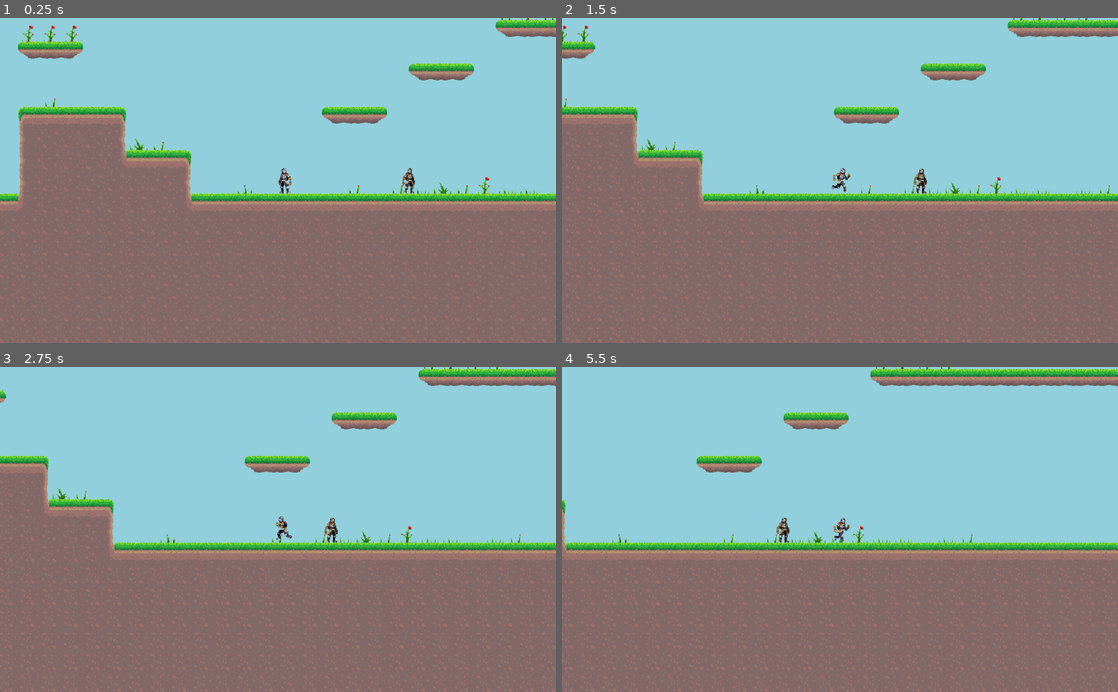
Above: before the commit, frames 1-4 (two rows, left to right).
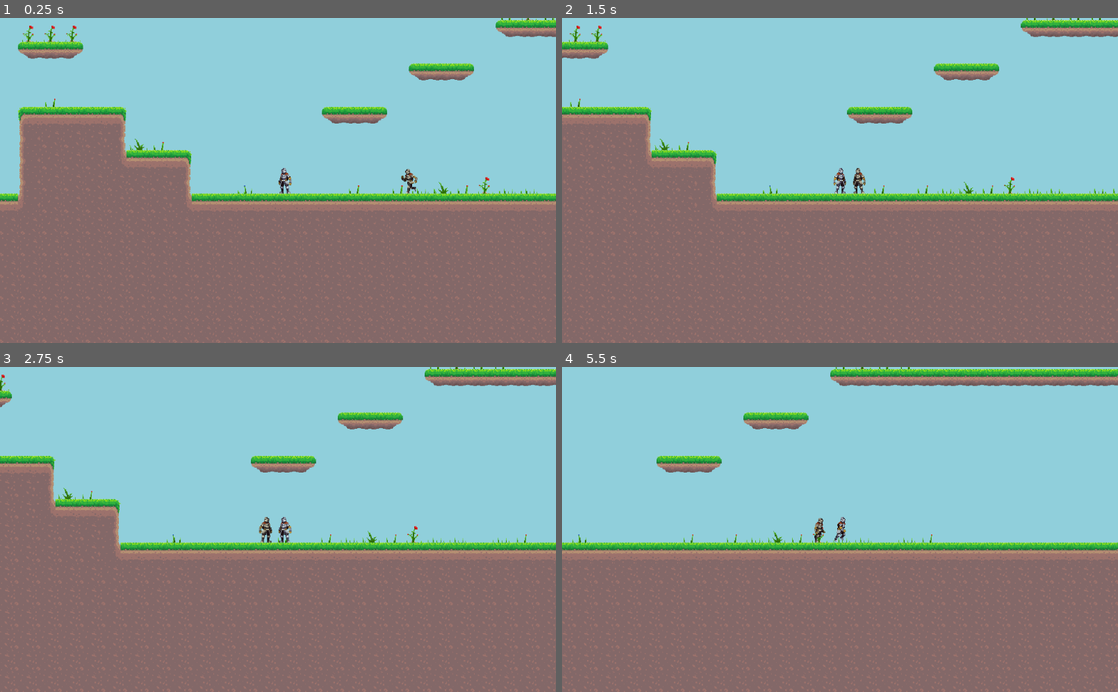
Above: after the commit, the same moments.

Repository: xwedea/buff-and-blue
Game: Godot game, scene res://levels/base_level/BaseLevel.tscn
Two runs of this game, one before a commit and one after it. Both use one fixed random seed, a clock stepped at 60 frames per second and the inputs below.
Inputs (mouse positions are in pixels of both pictures, inside the frame that each line leads up to):
- Up to frame 1 (0.25 s): no input
- Up to frame 2 (1.5 s): move the mouse to (962, 164) at 0.52 s; hold D (move_right) from 0.53 s (still down); click (962, 164) at 0.6 s; tap Space (jump) at 0.77 s; move the mouse to (728, 196) at 1.27 s; click (728, 196) at 1.35 s
- Up to frame 3 (2.75 s): tap Space (jump) at 1.52 s; move the mouse to (333, 458) at 2.02 s; release D (move_right) at 2.03 s; hold A (move_left) from 2.03 s (still down); click (333, 458) at 2.1 s
- Up to frame 4 (5.5 s): move the mouse to (812, 594) at 2.77 s; release A (move_left) at 2.78 s; hold D (move_right) 2.78-4.28 s; click (812, 594) at 2.85 s; tap Space (jump) at 3.02, 3.77, 4.52 s; move the mouse to (1006, 578) at 3.52 s; click (1006, 578) at 3.6 s; move the mouse to (673, 480) at 4.27 s; hold A (move_left) 4.28-5.03 s; click (673, 480) at 4.35 s; move the mouse to (867, 529) at 5.02 s; hold D (move_right) from 5.03 s (still down); click (867, 529) at 5.1 s

The runs differ from the first frame. In frame 1, 0.1% of the frame differs, in the area x 72-76%, y 46-55%; in frame 2, 7.0%, in the area x 0-100%, y 0-100%; in frame 3, 5.5%; in frame 4, 6.7%.

Commit message:
enemy ai follow base

Diff:
--- a/characters/agent_base/AgentBase.gd
+++ b/characters/agent_base/AgentBase.gd
@@ -6,11 +6,12 @@
 var MAXFALLSPEED = 400
 var MAXSPEED = 170
 var JUMPFORCE = 600
-var ACCELERATION = 600
+export var ACCELERATION = 600
 
 var velocity = Vector2.ZERO
 var facing_right = true
 var direction : Vector2 # unit vector
+
 
 func _physics_process(delta):
 	move(delta)
--- a/characters/demo_enemy/DemoEnemy.gd
+++ b/characters/demo_enemy/DemoEnemy.gd
@@ -1,8 +1,11 @@
 extends "res://characters/enemy_base/EnemyBase.gd"
+
 
 var stateMachine
 var Player : Player
 onready var anim_tree = $AnimationTree
+var justGotHit = false
+var justDied = false
 
 func _ready():
 	stateMachine = anim_tree.get("parameters/playback")
@@ -10,17 +13,37 @@
 	player = get_tree().get_nodes_in_group("player")[0]
 
 func move(delta : float):
-	var animState = stateMachine.get_current_node()
+	var curAnimState = stateMachine.get_current_node()
+
+	if curAnimState == "die": return
+	elif curAnimState == "hit": return
+	elif justDied:
+		stateMachine.travel("die")
+		justDied = false
+		return
+	elif justGotHit:
+		stateMachine.travel("hit")
+		justGotHit = false
+		return
 
 
-#	direction = (player.position - position).normalized()
-#	if (direction.x > 0):
-#		velocity.x += ACCELERATION * delta
-#	elif (direction.x < 0):
-#		velocity.x -= ACCELERATION * delta
+	direction = (player.position - position).normalized()
+	if (direction.x > 0):
+		velocity.x += ACCELERATION * delta
+	elif (direction.x < 0):
+		velocity.x -= ACCELERATION * delta
+
+
+	if (abs(velocity.x) > 50):
+			stateMachine.travel("run")
+	else:
+		stateMachine.travel("idle")
+
 
 	if (enemyState == IDLE):
-		stateMachine.travel("idle")
+		pass
+	if (enemyState == FOLLOW):
+		pass
 	elif (enemyState == COMBAT):
 		pass
 
@@ -31,12 +54,11 @@
 
 
 
-
 func handle_hit(damage):
-	stateMachine.travel("hit")
+	justGotHit = true
 	.handle_hit(damage)
 
 
 func die():
 	set_collision_mask_bit(1, false)
-	stateMachine.travel("die")
+	justDied = true
--- a/characters/demo_enemy/DemoEnemy.tscn
+++ b/characters/demo_enemy/DemoEnemy.tscn
@@ -128,20 +128,6 @@
 "update": 1,
 "values": [ 0 ]
 }
-tracks/2/type = "method"
-tracks/2/path = NodePath(".")
-tracks/2/interp = 1
-tracks/2/loop_wrap = true
-tracks/2/imported = false
-tracks/2/enabled = true
-tracks/2/keys = {
-"times": PoolRealArray( 0 ),
-"transitions": PoolRealArray( 1 ),
-"values": [ {
-"args": [  ],
-"method": "inAnimation"
-} ]
-}
 
 [sub_resource type="Animation" id=4]
 resource_name = "idle"
@@ -171,6 +157,34 @@
 "values": [ "idle" ]
 }
 
+[sub_resource type="Animation" id=18]
+resource_name = "run"
+loop = true
+tracks/0/type = "value"
+tracks/0/path = NodePath("AnimatedSprite:animation")
+tracks/0/interp = 1
+tracks/0/loop_wrap = true
+tracks/0/imported = false
+tracks/0/enabled = true
+tracks/0/keys = {
+"times": PoolRealArray( 0 ),
+"transitions": PoolRealArray( 1 ),
+"update": 1,
+"values": [ "run" ]
+}
+tracks/1/type = "value"
+tracks/1/path = NodePath("AnimatedSprite:frame")
+tracks/1/interp = 1
+tracks/1/loop_wrap = true
+tracks/1/imported = false
+tracks/1/enabled = true
+tracks/1/keys = {
+"times": PoolRealArray( 0, 0.1, 0.2, 0.3, 0.4, 0.5, 0.6, 0.7, 0.8, 0.9 ),
+"transitions": PoolRealArray( 1, 1, 1, 1, 1, 1, 1, 1, 1, 1 ),
+"update": 1,
+"values": [ 0, 1, 2, 3, 4, 5, 6, 7, 8, 9 ]
+}
+
 [sub_resource type="AnimationNodeAnimation" id=15]
 animation = "attack1"
 
@@ -182,6 +196,9 @@
 
 [sub_resource type="AnimationNodeAnimation" id=7]
 animation = "idle"
+
+[sub_resource type="AnimationNodeAnimation" id=19]
+animation = "run"
 
 [sub_resource type="AnimationNodeStateMachineTransition" id=8]
 
@@ -199,18 +216,28 @@
 switch_mode = 2
 auto_advance = true
 
+[sub_resource type="AnimationNodeStateMachineTransition" id=20]
+
+[sub_resource type="AnimationNodeStateMachineTransition" id=21]
+
+[sub_resource type="AnimationNodeStateMachineTransition" id=22]
+
+[sub_resource type="AnimationNodeStateMachineTransition" id=23]
+
 [sub_resource type="AnimationNodeStateMachine" id=12]
 states/attack1/node = SubResource( 15 )
-states/attack1/position = Vector2( 110, 197 )
+states/attack1/position = Vector2( -112, 318 )
 states/die/node = SubResource( 5 )
-states/die/position = Vector2( 332, 197 )
+states/die/position = Vector2( 188, 137 )
 states/hit/node = SubResource( 6 )
 states/hit/position = Vector2( 425, 50 )
 states/idle/node = SubResource( 7 )
-states/idle/position = Vector2( 212, 72 )
-transitions = [ "idle", "hit", SubResource( 8 ), "hit", "idle", SubResource( 9 ), "idle", "die", SubResource( 10 ), "hit", "die", SubResource( 11 ), "idle", "attack1", SubResource( 16 ), "attack1", "idle", SubResource( 17 ) ]
+states/idle/position = Vector2( 212, 318 )
+states/run/node = SubResource( 19 )
+states/run/position = Vector2( -51.526, 77 )
+transitions = [ "idle", "hit", SubResource( 8 ), "hit", "idle", SubResource( 9 ), "idle", "die", SubResource( 10 ), "hit", "die", SubResource( 11 ), "idle", "attack1", SubResource( 16 ), "attack1", "idle", SubResource( 17 ), "idle", "run", SubResource( 20 ), "run", "idle", SubResource( 21 ), "run", "hit", SubResource( 22 ), "run", "die", SubResource( 23 ) ]
 start_node = "idle"
-graph_offset = Vector2( -105.526, 19.7177 )
+graph_offset = Vector2( -283.689, 17.8639 )
 
 [sub_resource type="AnimationNodeStateMachinePlayback" id=13]
 
@@ -230,11 +257,10 @@
 anims/die = SubResource( 2 )
 anims/hit = SubResource( 3 )
 anims/idle = SubResource( 4 )
+anims/run = SubResource( 18 )
 
 [node name="AnimationTree" type="AnimationTree" parent="." index="4"]
 tree_root = SubResource( 12 )
 anim_player = NodePath("../AnimationPlayer")
 active = true
 parameters/playback = SubResource( 13 )
-
-[connection signal="got_hit" from="." to="HealthComponent" method="_on_DemoEnemy_got_hit"]
--- a/characters/demo_enemy/demo_enemy_spriteframes.tres
+++ b/characters/demo_enemy/demo_enemy_spriteframes.tres
@@ -1,149 +1,165 @@
-[gd_resource type="SpriteFrames" load_steps=30 format=2]
+[gd_resource type="SpriteFrames" load_steps=41 format=2]
 
 [ext_resource path="res://assets/character_assets/demo_enemy_assets/_Hit.png" type="Texture" id=1]
 [ext_resource path="res://assets/character_assets/demo_enemy_assets/_Idle.png" type="Texture" id=2]
 [ext_resource path="res://assets/character_assets/demo_enemy_assets/_Death.png" type="Texture" id=3]
-[ext_resource path="res://assets/character_assets/demo_enemy_assets/_AttackNoMovement.png" type="Texture" id=4]
+[ext_resource path="res://assets/character_assets/demo_enemy_assets/_Run.png" type="Texture" id=4]
+[ext_resource path="res://assets/character_assets/demo_enemy_assets/_Attack.png" type="Texture" id=5]
 
 [sub_resource type="AtlasTexture" id=22]
-flags = 4
-atlas = ExtResource( 4 )
+atlas = ExtResource( 5 )
 region = Rect2( 0, 0, 120, 80 )
 
 [sub_resource type="AtlasTexture" id=23]
-flags = 4
-atlas = ExtResource( 4 )
+atlas = ExtResource( 5 )
 region = Rect2( 120, 0, 120, 80 )
 
 [sub_resource type="AtlasTexture" id=24]
-flags = 4
-atlas = ExtResource( 4 )
+atlas = ExtResource( 5 )
 region = Rect2( 240, 0, 120, 80 )
 
 [sub_resource type="AtlasTexture" id=25]
-flags = 4
-atlas = ExtResource( 4 )
+atlas = ExtResource( 5 )
 region = Rect2( 360, 0, 120, 80 )
 
 [sub_resource type="AtlasTexture" id=12]
-flags = 4
 atlas = ExtResource( 3 )
 region = Rect2( 0, 0, 120, 80 )
 
 [sub_resource type="AtlasTexture" id=13]
-flags = 4
 atlas = ExtResource( 3 )
 region = Rect2( 120, 0, 120, 80 )
 
 [sub_resource type="AtlasTexture" id=14]
-flags = 4
 atlas = ExtResource( 3 )
 region = Rect2( 240, 0, 120, 80 )
 
 [sub_resource type="AtlasTexture" id=15]
-flags = 4
 atlas = ExtResource( 3 )
 region = Rect2( 360, 0, 120, 80 )
 
 [sub_resource type="AtlasTexture" id=16]
-flags = 4
 atlas = ExtResource( 3 )
 region = Rect2( 480, 0, 120, 80 )
 
 [sub_resource type="AtlasTexture" id=17]
-flags = 4
 atlas = ExtResource( 3 )
 region = Rect2( 600, 0, 120, 80 )
 
 [sub_resource type="AtlasTexture" id=18]
-flags = 4
 atlas = ExtResource( 3 )
 region = Rect2( 720, 0, 120, 80 )
 
 [sub_resource type="AtlasTexture" id=19]
-flags = 4
 atlas = ExtResource( 3 )
 region = Rect2( 840, 0, 120, 80 )
 
 [sub_resource type="AtlasTexture" id=20]
-flags = 4
 atlas = ExtResource( 3 )
 region = Rect2( 960, 0, 120, 80 )
 
 [sub_resource type="AtlasTexture" id=21]
-flags = 4
 atlas = ExtResource( 3 )
 region = Rect2( 1080, 0, 120, 80 )
 
 [sub_resource type="AtlasTexture" id=1]
-flags = 4
 atlas = ExtResource( 1 )
 region = Rect2( 0, 0, 120, 80 )
 
 [sub_resource type="AtlasTexture" id=2]
-flags = 4
 atlas = ExtResource( 2 )
 region = Rect2( 0, 0, 120, 80 )
 
 [sub_resource type="AtlasTexture" id=3]
-flags = 4
 atlas = ExtResource( 2 )
 region = Rect2( 120, 0, 120, 80 )
 
 [sub_resource type="AtlasTexture" id=4]
-flags = 4
 atlas = ExtResource( 2 )
 region = Rect2( 240, 0, 120, 80 )
 
 [sub_resource type="AtlasTexture" id=5]
-flags = 4
 atlas = ExtResource( 2 )
 region = Rect2( 360, 0, 120, 80 )
 
 [sub_resource type="AtlasTexture" id=6]
-flags = 4
 atlas = ExtResource( 2 )
 region = Rect2( 480, 0, 120, 80 )
 
 [sub_resource type="AtlasTexture" id=7]
-flags = 4
 atlas = ExtResource( 2 )
 region = Rect2( 600, 0, 120, 80 )
 
 [sub_resource type="AtlasTexture" id=8]
-flags = 4
 atlas = ExtResource( 2 )
 region = Rect2( 720, 0, 120, 80 )
 
 [sub_resource type="AtlasTexture" id=9]
-flags = 4
 atlas = ExtResource( 2 )
 region = Rect2( 840, 0, 120, 80 )
 
 [sub_resource type="AtlasTexture" id=10]
-flags = 4
 atlas = ExtResource( 2 )
 region = Rect2( 960, 0, 120, 80 )
 
 [sub_resource type="AtlasTexture" id=11]
-flags = 4
 atlas = ExtResource( 2 )
+region = Rect2( 1080, 0, 120, 80 )
+
+[sub_resource type="AtlasTexture" id=26]
+atlas = ExtResource( 4 )
+region = Rect2( 0, 0, 120, 80 )
+
+[sub_resource type="AtlasTexture" id=27]
+atlas = ExtResource( 4 )
+region = Rect2( 120, 0, 120, 80 )
+
+[sub_resource type="AtlasTexture" id=28]
+atlas = ExtResource( 4 )
+region = Rect2( 240, 0, 120, 80 )
+
+[sub_resource type="AtlasTexture" id=29]
+atlas = ExtResource( 4 )
+region = Rect2( 360, 0, 120, 80 )
+
+[sub_resource type="AtlasTexture" id=30]
+atlas = ExtResource( 4 )
+region = Rect2( 480, 0, 120, 80 )
+
+[sub_resource type="AtlasTexture" id=31]
+atlas = ExtResource( 4 )
+region = Rect2( 600, 0, 120, 80 )
+
+[sub_resource type="AtlasTexture" id=32]
+atlas = ExtResource( 4 )
+region = Rect2( 720, 0, 120, 80 )
+
+[sub_resource type="AtlasTexture" id=33]
+atlas = ExtResource( 4 )
+region = Rect2( 840, 0, 120, 80 )
+
+[sub_resource type="AtlasTexture" id=34]
+atlas = ExtResource( 4 )
+region = Rect2( 960, 0, 120, 80 )
+
+[sub_resource type="AtlasTexture" id=35]
+atlas = ExtResource( 4 )
 region = Rect2( 1080, 0, 120, 80 )
 
 [resource]
 animations = [ {
 "frames": [ SubResource( 22 ), SubResource( 23 ), SubResource( 24 ), SubResource( 25 ) ],
-"loop": true,
+"loop": false,
 "name": "attack1",
 "speed": 5.0
 }, {
 "frames": [ SubResource( 12 ), SubResource( 13 ), SubResource( 14 ), SubResource( 15 ), SubResource( 16 ), SubResource( 17 ), SubResource( 18 ), SubResource( 19 ), SubResource( 20 ), SubResource( 21 ) ],
-"loop": true,
+"loop": false,
 "name": "die",
 "speed": 5.0
 }, {
 "frames": [ SubResource( 1 ) ],
-"loop": true,
+"loop": false,
 "name": "hit",
 "speed": 5.0
 }, {
@@ -151,4 +167,9 @@
 "loop": true,
 "name": "idle",
 "speed": 5.0
+}, {
+"frames": [ SubResource( 26 ), SubResource( 27 ), SubResource( 28 ), SubResource( 29 ), SubResource( 30 ), SubResource( 31 ), SubResource( 32 ), SubResource( 33 ), SubResource( 34 ), SubResource( 35 ) ],
+"loop": true,
+"name": "run",
+"speed": 5.0
 } ]
--- a/characters/enemy_base/EnemyBase.gd
+++ b/characters/enemy_base/EnemyBase.gd
@@ -13,6 +13,7 @@
 var player : Player
 
 func _ready():
+	MAXSPEED = 100
 	$HealthComponent.connect("death", self, "die")
 	player = get_tree().get_nodes_in_group("player")[0]
 
--- a/components/health_component/HealthComponent.gd
+++ b/components/health_component/HealthComponent.gd
@@ -9,8 +9,8 @@
 # Called when the node enters the scene tree for the first time.
 func _ready():
 	health = MAXHEALTH
-
-	get_parent().connect("got_hit", self, "on_hit")
+	if get_parent().is_in_group("enemy"):
+		get_parent().connect("got_hit", self, "on_hit")
 
 
 func on_hit(damage : float):
--- a/levels/base_level/BaseLevel.tscn
+++ b/levels/base_level/BaseLevel.tscn
@@ -23,4 +23,3 @@
 
 [node name="DemoEnemy" parent="." instance=ExtResource( 2 )]
 position = Vector2( -401, -560 )
-scale = Vector2( -1, 1 )
Not shown: 1 places in characters/demo_enemy/DemoEnemy.tscn that only renumber resources
